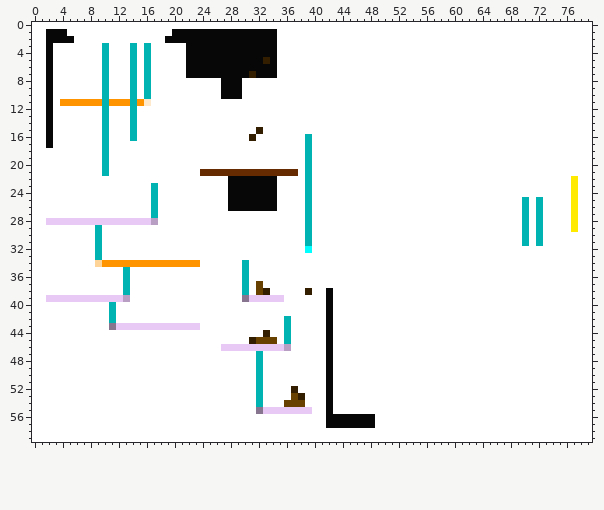
Edited in one commit: sprite sheet (source/level_data/layouts/level4/layer1.png). Above, as it was before the edit.
The file is 80x60 pixels.
Now the later version:
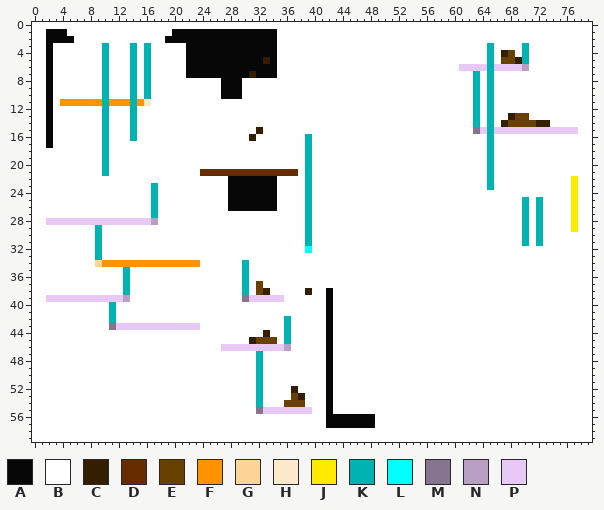
Palette (. is transparent): A #070707  B #ffffff  C #331f00  D #662b00  E #684000  F #ff9400  G #ffd499  H #ffe9cc  J #ffea00  K #00b3b3  L #00ffff  M #87758f  N #b79ec2  P #e8c9f6
Difference:
Changed rows in their new state; - is an unchanged pixel.
first column x 61:
 3 ----K----K-------
 4 ----K-CE-K-------
 5 ----K-EECK-------
 6 PPPPKPPPPN-------
 7 --K-K------------
 8 --K-K------------
 9 --K-K------------
10 --K-K------------
11 --K-K------------
12 --K-K------------
13 --K-K--CEE-------
14 --K-K-CEEEECC----
15 --MPKPPPPPPPPPPPP
16 ----K------------
17 ----K------------
18 ----K------------
19 ----K------------
20 ----K------------
21 ----K------------
22 ----K------------
23 ----K------------
